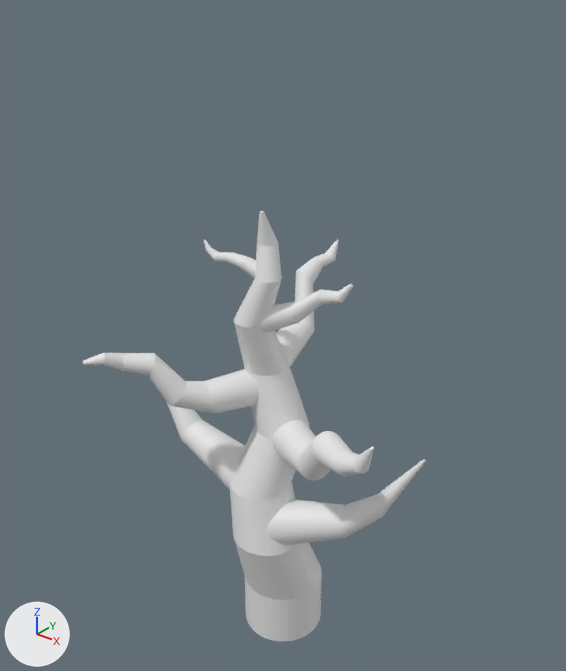
Two versions of the Blender file env_tree_StellaTan_01.blend, one commit apart.
Camera for both pictures: a 50 mm lens placed at (9.79, -12.24, 15.39), pointed at (0.01, -0.02, 7.81). Arrows for +X, +Y and +Z are at lower left; the lights stay in place. The older version comes first.
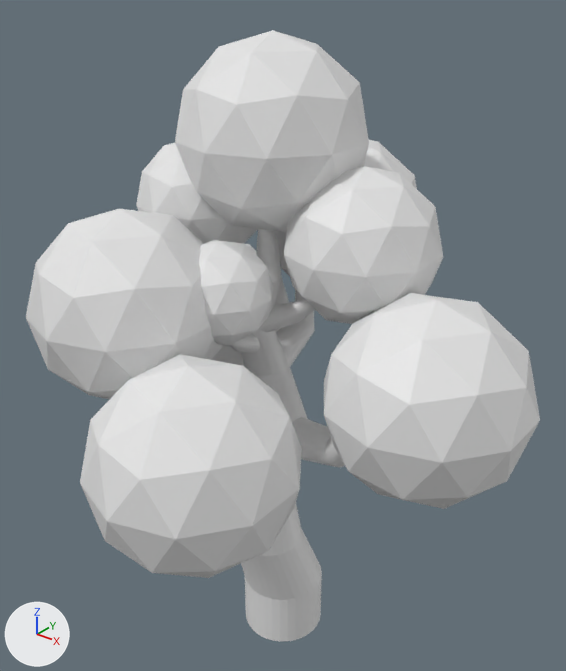
Commit message: save before joining

Where the newer file only moved an object's origin or applied its transform, the numbers keep the older frame.

Location of each change, (x1, y1, x2, y2) in pixels of the pictures (566 x 671 px; the box of a moved part takes in the faces that stretch with it):
'Cylinder', reshaped
    before: (83, 211, 426, 641)
    after: (218, 229, 345, 641)
'Icosphere.006', added
    after: (80, 354, 302, 578)
'Icosphere.004', added
    after: (324, 293, 540, 509)
'Icosphere.008', added
    after: (175, 30, 369, 232)
'Icosphere.003', added
    after: (26, 209, 222, 399)
'Icosphere', added
    after: (284, 166, 443, 324)
'Icosphere.007', added
    after: (199, 240, 273, 346)
'Icosphere.002', added
    after: (136, 143, 258, 244)
'Icosphere.001', added (mostly hidden)
    after: (273, 140, 417, 276)
'Icosphere.005', added (mostly hidden)
    after: (211, 244, 289, 366)
part 1 of me_cylinder, added
    after: (218, 334, 260, 353)
part 2 of me_cylinder, moved or reshaped
    before: (166, 401, 426, 545)
    after: (292, 417, 345, 467)

The change, as a list of edits to the scene's bpy script:
```text
Change me_cylinder:
    used by ob_cylinder; location = (0.0, 0.0, 0.0)
    remove me_cylinder.from_pydata(...)  # 1504 vertices, 1257 faces; spans x -3.77..3.39, y -3.37..3.23, z -0.41..10.64
    add me_cylinder.from_pydata(...)  # 1664 vertices, 1386 faces; spans x -3.16..3.83, y -3.94..3.23, z -0.41..10.64
    me_cylinder part 1: the loose piece of 160 vertices spanning x -0.33..1.32, y -0.68..0.74, z 7.9..9.14 is copied, and the copy is multiplied about its middle by the matrix ((-0.367, 0.8, 0.08), (-0.799, -0.373, 0.062), (0.09, -0.046, 0.878)), then moved by (-0.89, -1.27, -0.48); it spans x -0.72..-0.07, y -2.11..-0.4, z 7.44..8.62
    me_cylinder part 2: 352 vertices moved from x -3.77..3.39, y -1.61..0.38, z 2.54..7.04 to x -3.16..3.83, y -2.5..1.4, z 3.38..7.04; 64 vertices removed from x 2.4..3.38, y 0.08..0.76, z 3.9..5.55; 64 vertices added at x 0.4..1.06, y -3.94..-2.95, z 4.91..6.56
Add me_icosphere_008:
    me_icosphere_008.from_pydata(...)  # an icosphere of 80 faces spanning x -0.95..0.95, y -1.0..1.0, z -1.0..1.0
Add ob_icosphere_008:
    ob_icosphere_008 = bpy.data.objects.new('Icosphere.008', me_icosphere_008)
    ob_icosphere_008.location = (-0.57, 0.38, 12.04)
    ob_icosphere_008.scale = (2.03, 2.03, 2.03)
Add ob_icosphere_007:
    ob_icosphere_007 = bpy.data.objects.new('Icosphere.007', me_icosphere_008.copy())
    ob_icosphere_007.location = (-0.32, -1.6, 9.27)
    ob_icosphere_007.scale = (1.09, 1.09, 1.09)
Add ob_icosphere_006:
    ob_icosphere_006 = bpy.data.objects.new('Icosphere.006', me_icosphere_008.copy())
    ob_icosphere_006.location = (1.16, -4.03, 7.07)
    ob_icosphere_006.scale = (2.02, 2.02, 2.02)
Add ob_icosphere_005:
    ob_icosphere_005 = bpy.data.objects.new('Icosphere.005', me_icosphere_008.copy())
    ob_icosphere_005.location = (-3.24, 1.22, 6.95)
    ob_icosphere_005.scale = (2.04, 2.04, 2.04)
Add ob_icosphere_004:
    ob_icosphere_004 = bpy.data.objects.new('Icosphere.004', me_icosphere_008.copy())
    ob_icosphere_004.location = (3.96, -0.65, 7.91)
    ob_icosphere_004.scale = (2.03, 2.03, 2.03)
Add ob_icosphere_003:
    ob_icosphere_003 = bpy.data.objects.new('Icosphere.003', me_icosphere_008.copy())
    ob_icosphere_003.location = (-1.76, -2.77, 8.97)
    ob_icosphere_003.scale = (2.04, 2.04, 2.04)
Add ob_icosphere_002:
    ob_icosphere_002 = bpy.data.objects.new('Icosphere.002', me_icosphere_008.copy())
    ob_icosphere_002.location = (-2.26, -0.1, 10.48)
    ob_icosphere_002.scale = (1.42, 1.42, 1.42)
Add ob_icosphere_001:
    ob_icosphere_001 = bpy.data.objects.new('Icosphere.001', me_icosphere_008.copy())
    ob_icosphere_001.location = (-0.82, 3.31, 9.54)
    ob_icosphere_001.scale = (2.04, 2.04, 2.04)
Add ob_icosphere:
    ob_icosphere = bpy.data.objects.new('Icosphere', me_icosphere_008.copy())
    ob_icosphere.location = (1.6, 0.56, 10.06)
    ob_icosphere.scale = (1.65, 1.65, 1.65)
```
